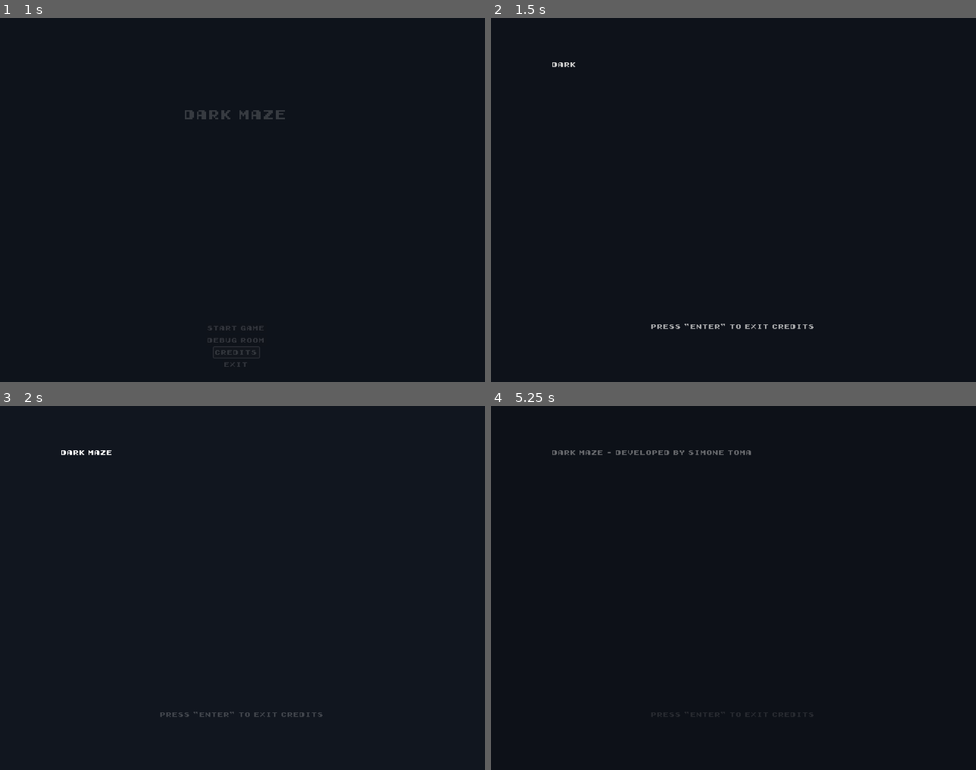
Above: before the commit, frames 1-4 (two rows, left to right).
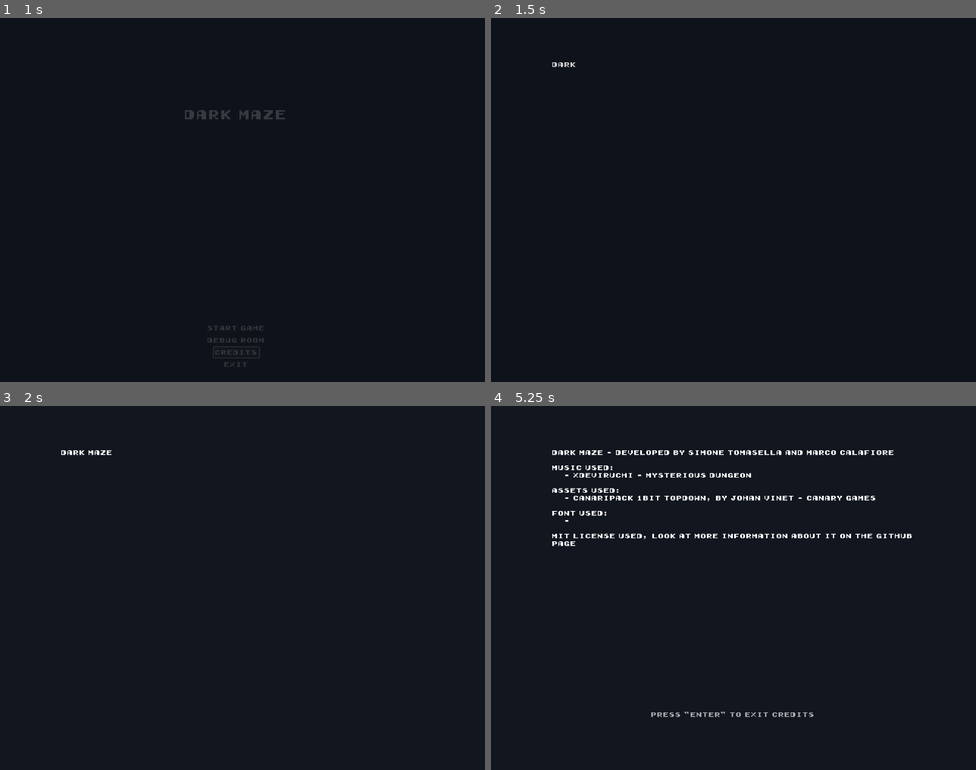
Above: after the commit, the same moments.

Repository: SimoneTomasella2002/DarkMaze
Game: Godot game, scene res://scenes/ui/menus/main_menu/main_menu.tscn
Two runs of this game, one before a commit and one after it. Both use one fixed random seed, a clock stepped at 60 frames per second and the inputs below. The engine's default icon, where the game draws it, is replaced by a stand-in: a white triangle on a blue panel in a dark square.
Inputs:
- Up to frame 1 (1 s): click "Credits" at 0.5 s
- Up to frame 2 (1.5 s): tap Enter at 1.25 s; hold Right (right) from 1.28 s (still down)
- Up to frame 3 (2 s): keep holding Right (right)
- Up to frame 4 (5.25 s): tap Enter every 0.75 s from 2 to 5 s; release Right (right) at 2.03 s; hold Down (down) 2.03-2.78 s; hold Right (right) 2.78-3.53 s; hold Up (up) 3.53-4.28 s; hold Left (left) from 4.28 s (still down); tap Escape (menu) at 4.9 s

Frame 1 is identical in both runs. In frame 2, 0.2% of the frame differs, in the area x 33-67%, y 84-86%; in frame 3, 0.2%; in frame 4, 2.3%, in the area x 12-87%, y 12-86%.

Commit message:
Fixed double esc crashing bug and improved credits and intro screens

Diff:
--- a/scenes/movies/intro.gd
+++ b/scenes/movies/intro.gd
@@ -1,14 +1,19 @@
 extends Control
 
 @onready var intro_text = $Background/IntroText
+@onready var press_start_prompt = $Background/StartPromptText
 @onready var press_start_animation_player = $Background/StartPromptText/AnimationPlayer
 
+var is_scrolling = true
+
 func _ready() -> void:
+	press_start_prompt.visible = false
 	scroll_text()
-	press_start_animation_player.play("fade-in_fade-out")
 
 func _input(_event: InputEvent) -> void:
-	if Input.is_action_just_pressed("menu"):
+	if (is_scrolling == true) and Input.is_action_just_pressed("menu"):
+		show_press_button_prompt()
+	elif Input.is_action_just_pressed("menu"):
 		FadeTransition.load_scene("res://scenes/levels/level1.tscn")
 
 func scroll_text() -> void:
@@ -16,5 +21,14 @@
 	var total_characters = intro_text.get_total_character_count()
 
 	for i in range(total_characters):
-		intro_text.visible_characters = i + 1
-		await get_tree().create_timer(0.1).timeout
+		if (is_scrolling):
+			intro_text.visible_characters = i + 1
+			await get_tree().create_timer(0.1).timeout
+		else:
+			intro_text.visible_characters = total_characters
+			break
+
+func show_press_button_prompt() -> void:
+	is_scrolling = false
+	press_start_prompt.visible = true
+	press_start_animation_player.play("fade-in_fade-out")
--- a/scenes/movies/intro_text.gd
+++ /dev/null
@@ -1,17 +0,0 @@
-extends RichTextLabel
-
-
-func _ready() -> void:
-	scroll_text()
-
-func _input(_event: InputEvent) -> void:
-	if Input.is_action_just_pressed("menu"):
-		FadeTransition.load_scene("res://scenes/levels/level1.tscn")
-
-func scroll_text() -> void:
-	visible_characters = 0
-	var total_characters = get_total_character_count()  # Ottiene il numero totale di caratteri
-
-	for i in range(total_characters):  # Cicla attraverso il numero totale di caratteri
-		visible_characters = i + 1  # Aumenta il numero di caratteri visibili uno alla volta
-		await get_tree().create_timer(0.1).timeout  # Aggiunge un ritardo di 0.1 secondi per ogni carattere
--- a/scenes/movies/start_prompt_text.gd
+++ /dev/null
@@ -1,4 +0,0 @@
-extends RichTextLabel
-
-func _ready() -> void:
-	pass
--- a/scenes/ui/menus/credits/credits.gd
+++ b/scenes/ui/menus/credits/credits.gd
@@ -1,20 +1,34 @@
 extends Control
 
-@onready var credits_text = $Background/RichTextLabel
-@onready var press_start_animation_player = $Background/pressStartLabel/AnimationPlayer
+@onready var credits_text = $Background/CreditsText
+@onready var press_start_prompt = $Background/StartPromptText
+@onready var press_start_animation_player = $Background/StartPromptText/AnimationPlayer
+
+var is_scrolling = true
 
 func _ready() -> void:
+	press_start_prompt.visible = false
 	scroll_text()
-	press_start_animation_player.play("fade-in_fade-out")
 
 func _input(_event: InputEvent) -> void:
-	if Input.is_action_just_pressed("menu"):
+	if (is_scrolling == true) and Input.is_action_just_pressed("menu"):
+		show_press_button_prompt()
+	elif Input.is_action_just_pressed("menu"):
 		FadeTransition.load_scene("res://scenes/ui/menus/main_menu/main_menu.tscn")
 
 func scroll_text() -> void:
 	credits_text.visible_characters = 0
-	var total_characters = credits_text.get_total_character_count()  # Ottiene il numero totale di caratteri
+	var total_characters = credits_text.get_total_character_count()
 
-	for i in range(total_characters):  # Cicla attraverso il numero totale di caratteri
-		credits_text.visible_characters = i + 1  # Aumenta il numero di caratteri visibili uno alla volta
-		await get_tree().create_timer(0.1).timeout  # Aggiunge un ritardo di 0.1 secondi per ogni carattere
+	for i in range(total_characters):
+		if (is_scrolling):
+			credits_text.visible_characters = i + 1
+			await get_tree().create_timer(0.1).timeout
+		else:
+			credits_text.visible_characters = total_characters
+			break
+
+func show_press_button_prompt() -> void:
+	is_scrolling = false
+	press_start_prompt.visible = true
+	press_start_animation_player.play("fade-in_fade-out")
--- a/scenes/ui/menus/credits/credits.tscn
+++ b/scenes/ui/menus/credits/credits.tscn
@@ -55,7 +55,7 @@
 offset_bottom = 960.0
 color = Color(0.0666667, 0.0862745, 0.121569, 1)
 
-[node name="RichTextLabel" type="RichTextLabel" parent="Background"]
+[node name="CreditsText" type="RichTextLabel" parent="Background"]
 layout_mode = 0
 offset_left = 162.0
 offset_top = 113.0
@@ -68,14 +68,14 @@
 	- xDeviruchi - Mysterious Dungeon
 
 Assets used:
-	-
+	- Canaripack 1BIT Topdown, by Johan Vinet - Canary Games
 
 Font used:
 	-
 
 Mit license used, look at more information about it on the github page"
 
-[node name="pressStartLabel" type="RichTextLabel" parent="Background"]
+[node name="StartPromptText" type="RichTextLabel" parent="Background"]
 layout_mode = 1
 anchors_preset = 7
 anchor_left = 0.5
@@ -91,7 +91,7 @@
 theme = ExtResource("1_5pjpn")
 text = "Press \"enter\" to exit credits"
 
-[node name="AnimationPlayer" type="AnimationPlayer" parent="Background/pressStartLabel"]
+[node name="AnimationPlayer" type="AnimationPlayer" parent="Background/StartPromptText"]
 libraries = {
 "": SubResource("AnimationLibrary_5bn3e")
 }
Binary file added: assets/tileset/PixelPackTOPDOWN1BIT.png
Not shown, added: assets/tileset/PixelPackTOPDOWN1BIT.png.import
